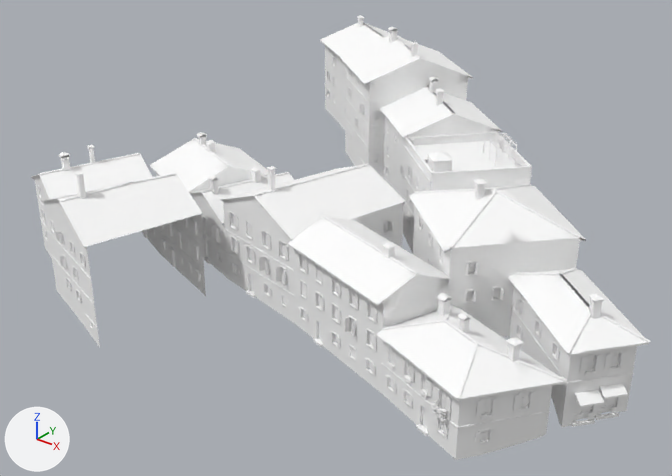
What one commit did to the glTF model games/yorimichi/assets/belmonte/meshes/SM_BM_BT_blk_11.glb.
One viewpoint serves both versions: a 50 mm camera at (61.8, -88.3, 54.6) aimed at (-3.3, -6.9, 4.1). The lights are fixed; the arrows at lower left show +X, +Y and +Z. The picture after the commit comes second. Vertices at exactly the same position are counted once.

Names of what the first picture shows: 'SM_BM_BT_blk_11'.
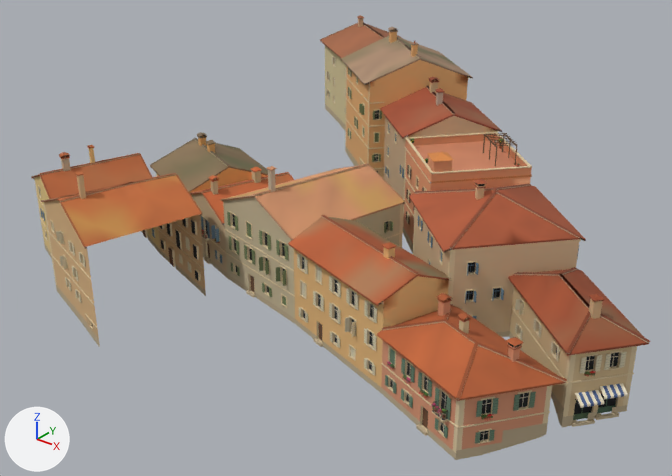
Where the change shows, as pixel boxes (x1, y1, x2, y2) in the pictures (672 x 476 px):
```json
{"part": 1, "of": "me_sm_bt_blk_11", "change": "recoloured", "before": [31, 15, 650, 460], "after": [31, 15, 650, 460], "on screen": "white to beige"}
```

Scene script edits in JSON lines:
```json
{"block": "me_sm_bt_blk_11", "where": "me_sm_bt_blk_11.from_pydata(...)  # 41889 vertices, 47297 faces; spans x -39.1..39.4, y -35.7..36.1, z -2.3..24.3"}
{"block": "me_sm_bt_blk_11", "where": "# used by ob_sm_bm_bt_blk_11; location = (0.0, 0.0, 0.0)"}
{"block": "me_sm_bt_blk_11", "change": "me_sm_bt_blk_11 part 1: 47297 faces centred in x -39.1..39.3, y -35.6..36.0, z -2.1..24.3 are repainted in the vertex colours; the middle colour goes from white #ffffff to beige #d5b38f"}
```
